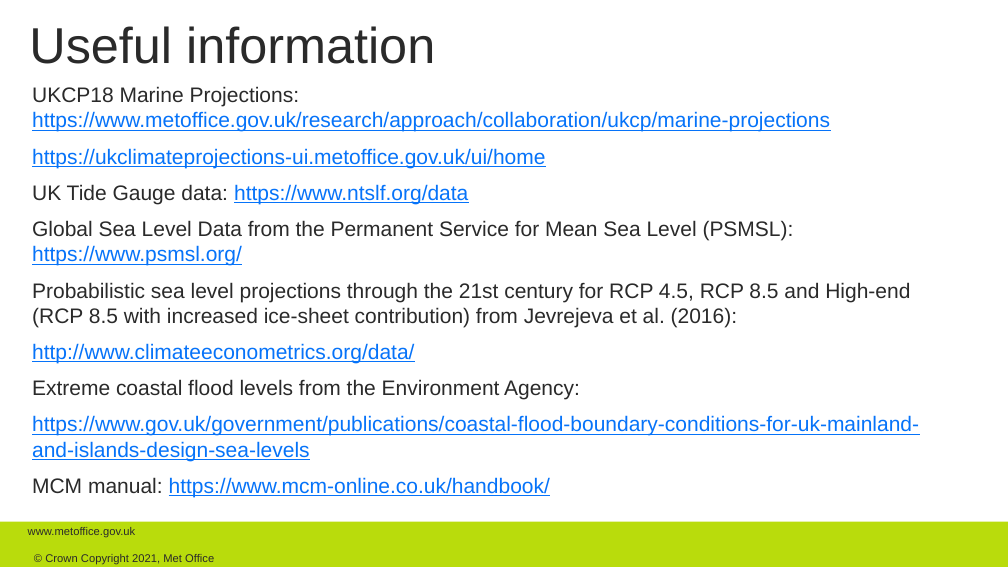
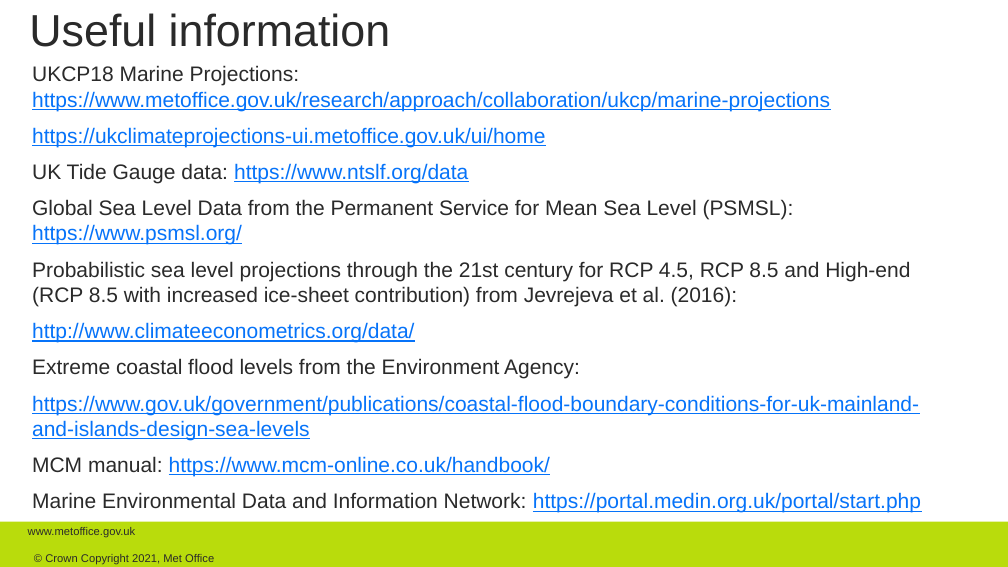
Before and after one commit to COP26-Hackathon/Met-Office-Climate-Data-Challenge-March_2021, a slide deck: slide 4 of Wiki/assets/nocsealevelKH.pptx. Drawn at 1008x567 pixels with LibreOffice and Linux fonts; fonts in the diff are those of the drawing. Boxes give left, top, right and bottom in pixels: in the first picture for what was removed or moved away, otherwise in the second. Text is boxed around its words. In the diff, an @@ line names an element or a change of style, - is before the commit and + after.

```diff
--- a/Wiki/assets/nocsealevelKH.pptx
+++ b/Wiki/assets/nocsealevelKH.pptx
@@ title "Useful information": place and size @@
-title "Useful information" at [29,26,435,64]
+title "Useful information" at [29,13,391,47]
@@ title "Useful information" at [29,13,391,47]: size 36 to 32 pt @@
@@ text "UKCP18 Marine Projections: https://www.metoffice.gov.uk/rese ...": place and size @@
-text "UKCP18 Marine Projections: https://www.metoffice.gov.uk/rese ..." at [32,86,919,497]
+text "UKCP18 Marine Projections: https://www.metoffice.gov.uk/rese ..." at [32,65,921,513]
@@ text at [32,492,921,513]: paragraph added @@
+Marine Environmental Data and Information Network: https://portal.medin.org.uk/portal/start.php
```
